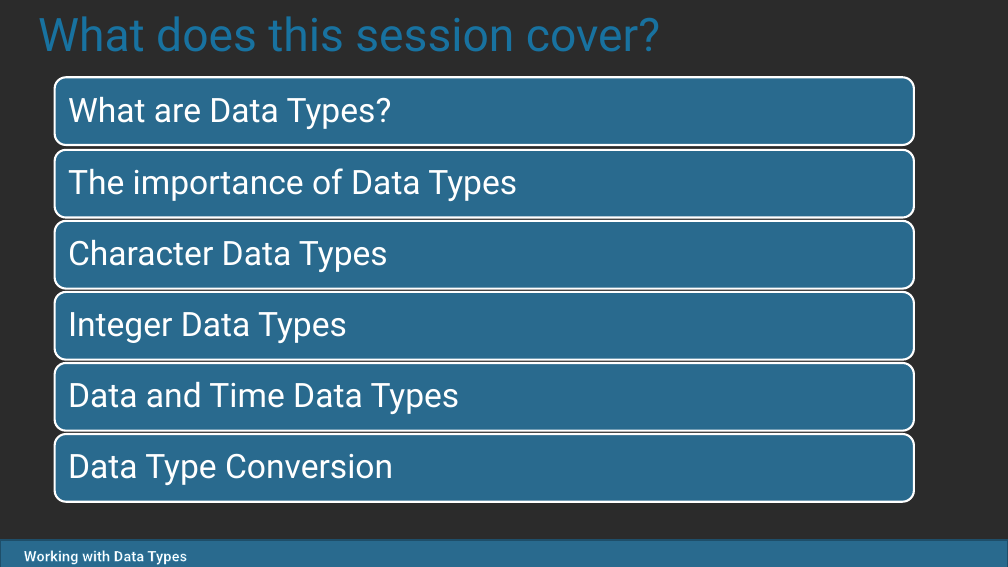
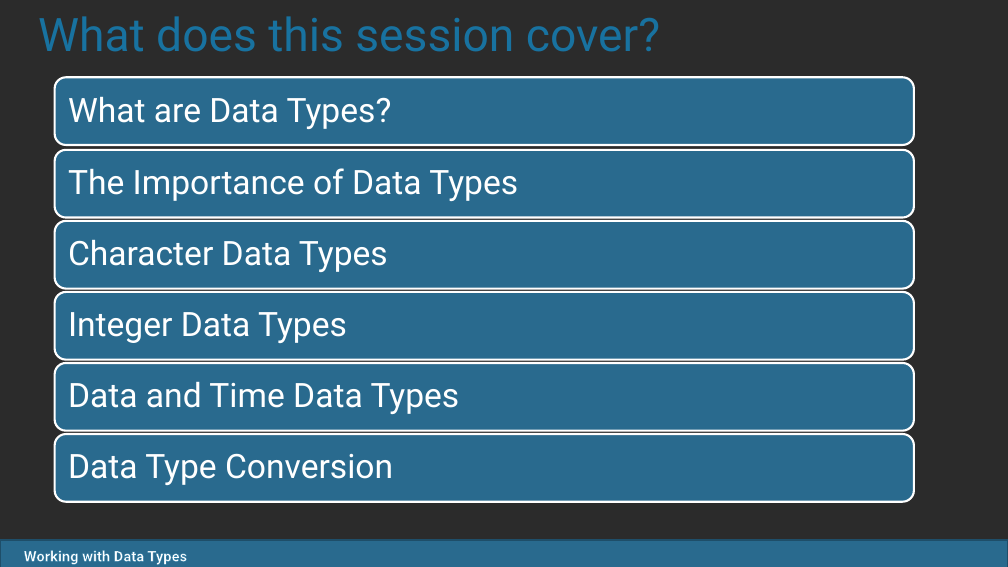
Before and after one commit to SQLMCT/SQL_Query_Writing, a slide deck: slide 2 of 02_Working_with_Data_Types.pptx. Drawn at 1008x567 pixels with LibreOffice and Linux fonts; fonts in the diff are those of the drawing; background and template pictures are left out; a plain dark background stands for a picture behind light text. Boxes give left, top, right and bottom in pixels: in the first picture for what was removed or moved away, otherwise in the second. Text is boxed around its words. In the diff, an @@ line names an element or a change of style, - is before the commit and + after.

```diff
--- a/02_Working_with_Data_Types.pptx
+++ b/02_Working_with_Data_Types.pptx
@@ text at (x1=68, y1=168, x2=518, y2=201): text changed @@
-The importance of Data Types
+The Importance of Data Types
```
Also in this commit, not shown: 1 other slide changed, 4 other files.
